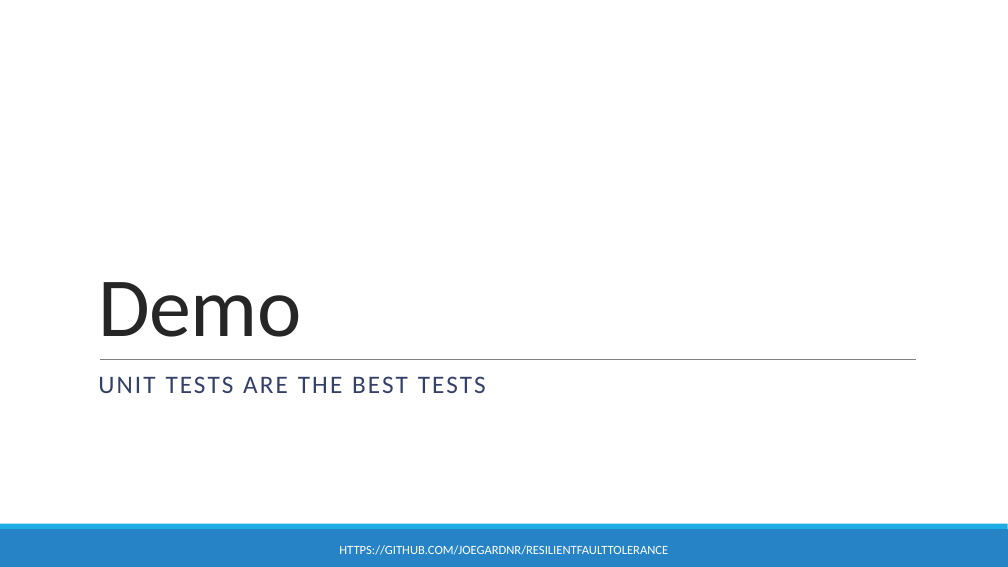
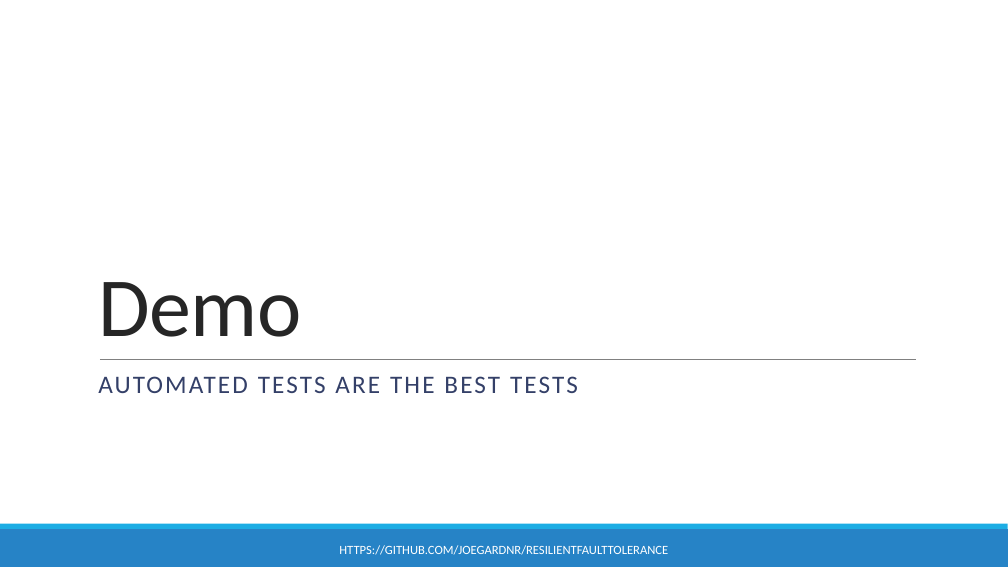
Before and after one commit to joegardnr/ResilientFaultTolerance, a slide deck: slide 16 of ResilientFaultTolerance.pptx (slide 15 before the commit). Drawn at 1008x567 pixels with LibreOffice and Linux fonts; fonts in the diff are those of the drawing. Boxes give left, top, right and bottom in pixels: in the first picture for what was removed or moved away, otherwise in the second. Text is boxed around its words. In the diff, an @@ line names an element or a change of style, - is before the commit and + after.

```diff
--- a/ResilientFaultTolerance.pptx
+++ b/ResilientFaultTolerance.pptx
@@ text at [98, 376, 578, 393]: text changed @@
-UNIT TESTS ARE THE BEST TESTS
+AUTOMATED TESTS ARE THE BEST TESTS
```
Also in this commit, not shown: 6 other slides changed, 1 slide added, 9 other files.
